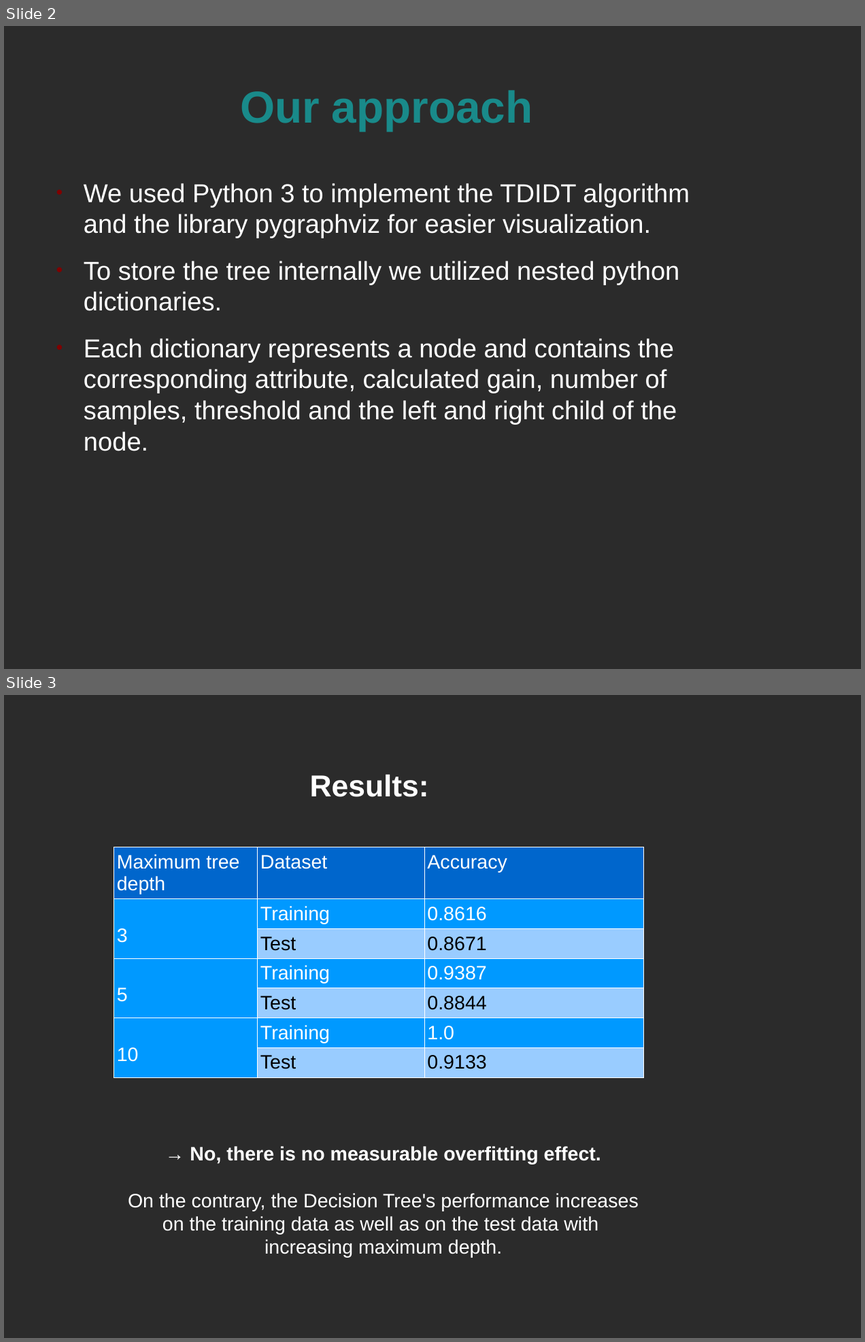
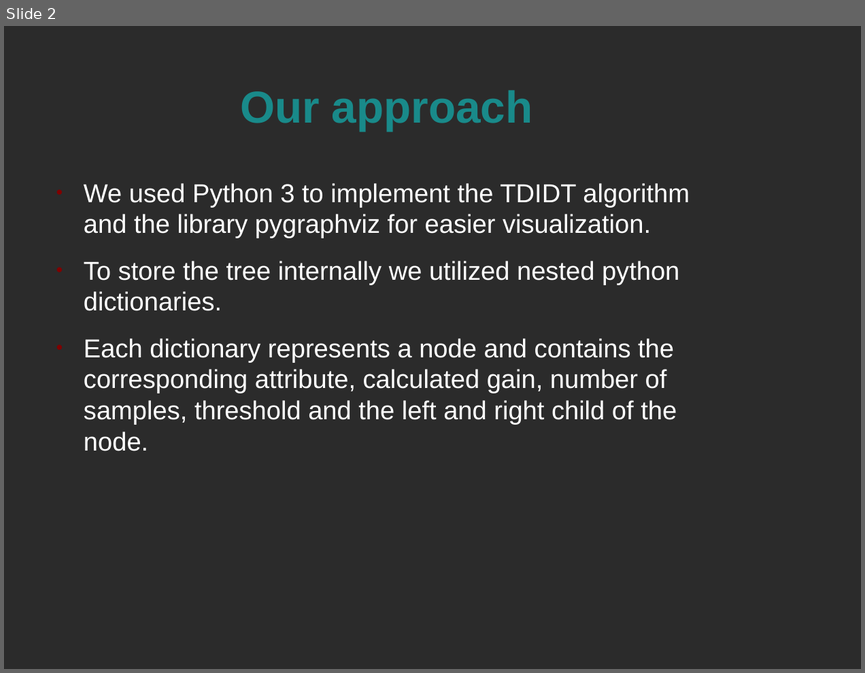
Before and after one commit to Silberschleier/ilas-ml-exercises, a slide deck: sheet02/results/Presentation_exercise_5.odp. Shown one above the other, each under a label of ours: slides 2 and 3 before the commit, slide 2 after it. The pictures are 865x1342 and 865x673 pixels, drawn with LibreOffice and Linux fonts; fonts in the diff are those of the drawing; background and template pictures are left out; a plain dark background stands for a picture behind light text. Boxes give left, top, right and bottom in pixels: in the first picture for what was removed or moved away, otherwise in the second. Text is boxed around its words. In the diff, an @@ line names an element or a change of style, - is before the commit and + after.

Commit message:
presentation of results added

```diff
--- a/sheet02/results/Presentation_exercise_5.odp
+++ b/sheet02/results/Presentation_exercise_5.odp
@@ slide 3 removed at bbox=[4, 695, 861, 1338], background picture (left out) @@
@@ text removed at bbox=[310, 774, 429, 797] @@
-Results:
@@ table removed at bbox=[113, 847, 644, 1078], 7 rows, 3 columns @@
-Maximum tree depth | Dataset | Accuracy
-3 | Training | 0.8616
- | Test | 0.8671
-5 | Training | 0.9387
- | Test | 0.8844
-10 | Training | 1.0
- | Test | 0.9133
@@ text removed at bbox=[128, 1146, 638, 1257] @@
-→ No, there is no measurable overfitting effect.
-On the contrary, the Decision Tree's performance increases
-on the training data as well as on the test data with
-increasing maximum depth.
```
Also in this commit, not shown: 3 slides changed, 5 slides added, 1 other slide removed, 2 other files.
